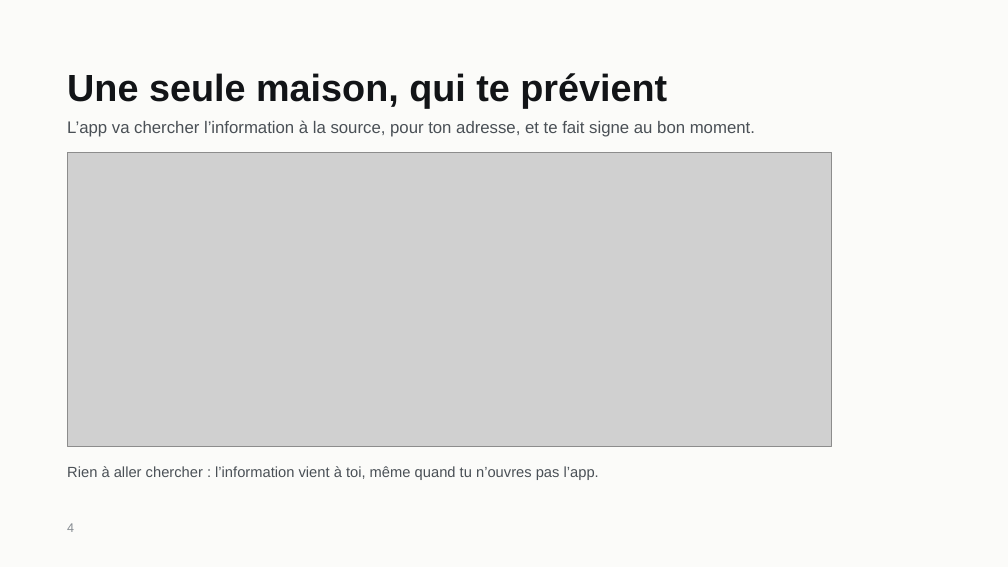
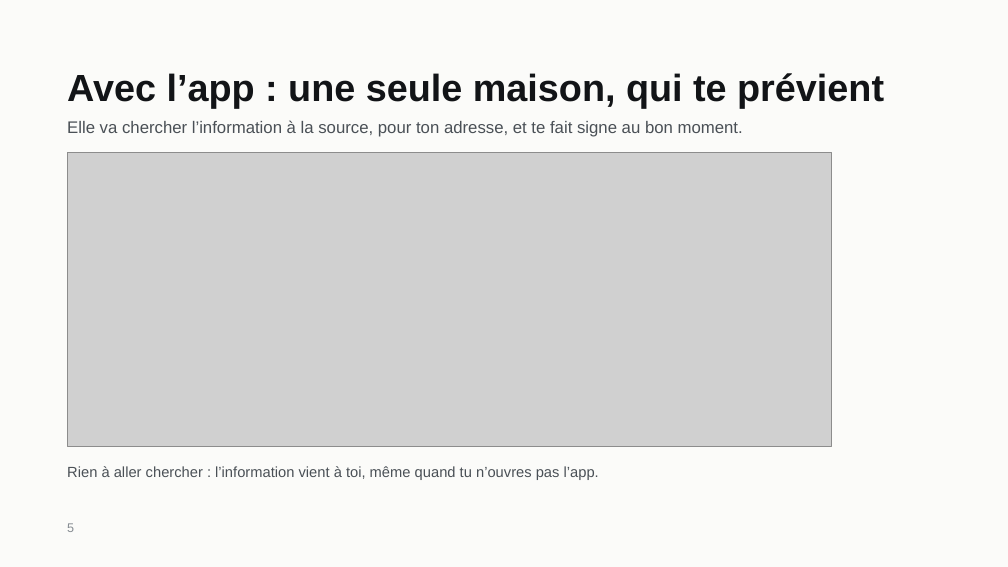
Before and after one commit to gotflo/saguenay_aujourdhui, a slide deck: slide 5 of Saguenay-Aujourdhui.pptx (slide 4 before the commit). Drawn at 1008x567 pixels with LibreOffice and Linux fonts; fonts in the diff are those of the drawing; grey boxes stand for pictures. Boxes give left, top, right and bottom in pixels: in the first picture for what was removed or moved away, otherwise in the second. Text is boxed around its words. In the diff, an @@ line names an element or a change of style, - is before the commit and + after.

Commit message:
Une présentation qui se comprend sans présentateur
24 diapos avec de vraies captures de l'app : l'essentiel en 30 secondes,
les maisons éparpillées, ce qui est nouveau, les douze sources, le widget,
les alertes, les travaux et voies fermées, l'achalandage des urgences, le
bus, l'assistant, les proches et ce que l'app évite au quotidien.

```diff
--- a/Saguenay-Aujourdhui.pptx
+++ b/Saguenay-Aujourdhui.pptx
@@ title at (x1=67, y1=73, x2=884, y2=108): text changed @@
-Une seule maison, qui te prévient
+Avec l’app : une seule maison, qui te prévient
@@ text at (x1=67, y1=120, x2=743, y2=137): text changed @@
-L’app va chercher l’information à la source, pour ton adresse, et te fait signe au bon moment.
+Elle va chercher l’information à la source, pour ton adresse, et te fait signe au bon moment.
@@ page number at (x1=67, y1=523, x2=74, y2=532): text changed @@
-4
+5
```
Also in this commit, not shown: 3 other slides changed, 17 slides added, 11 slides removed.
